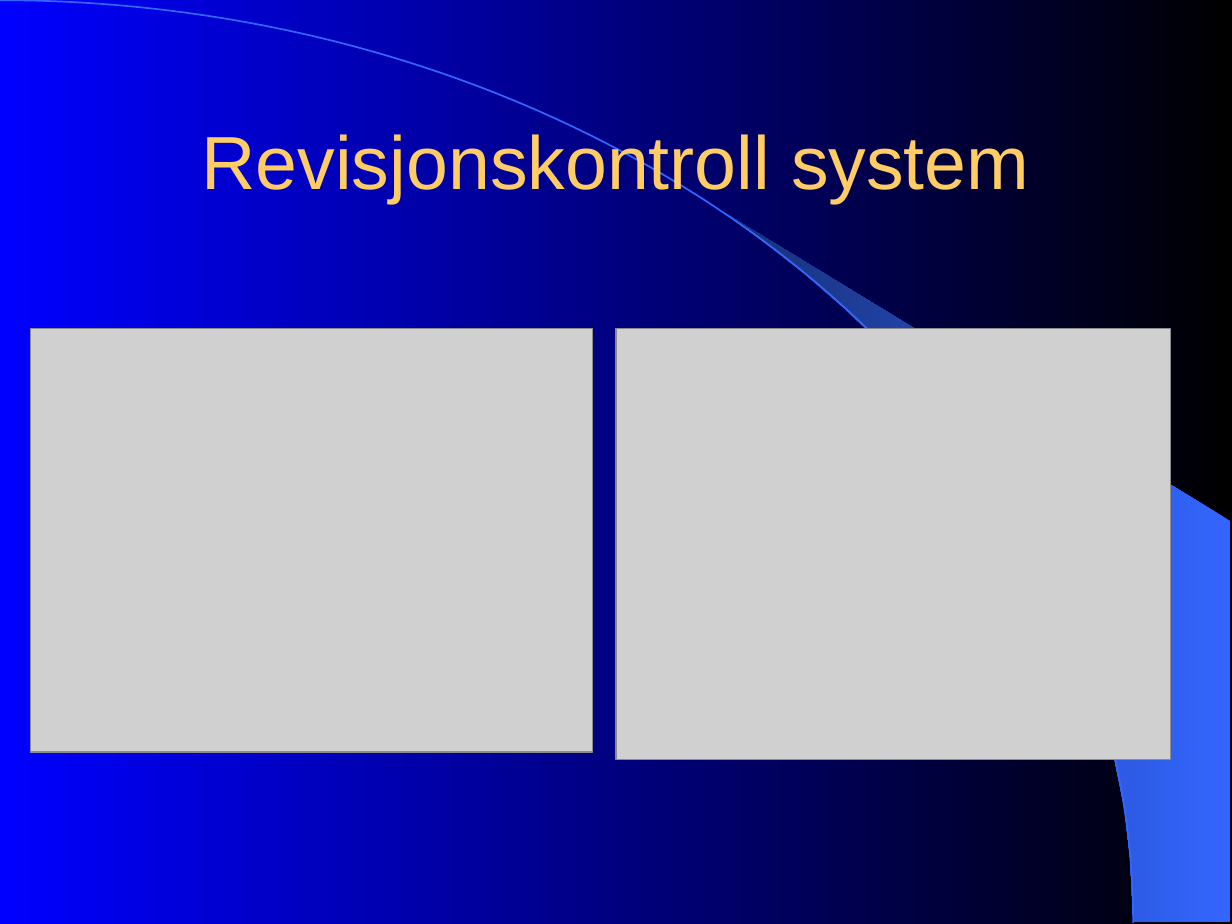
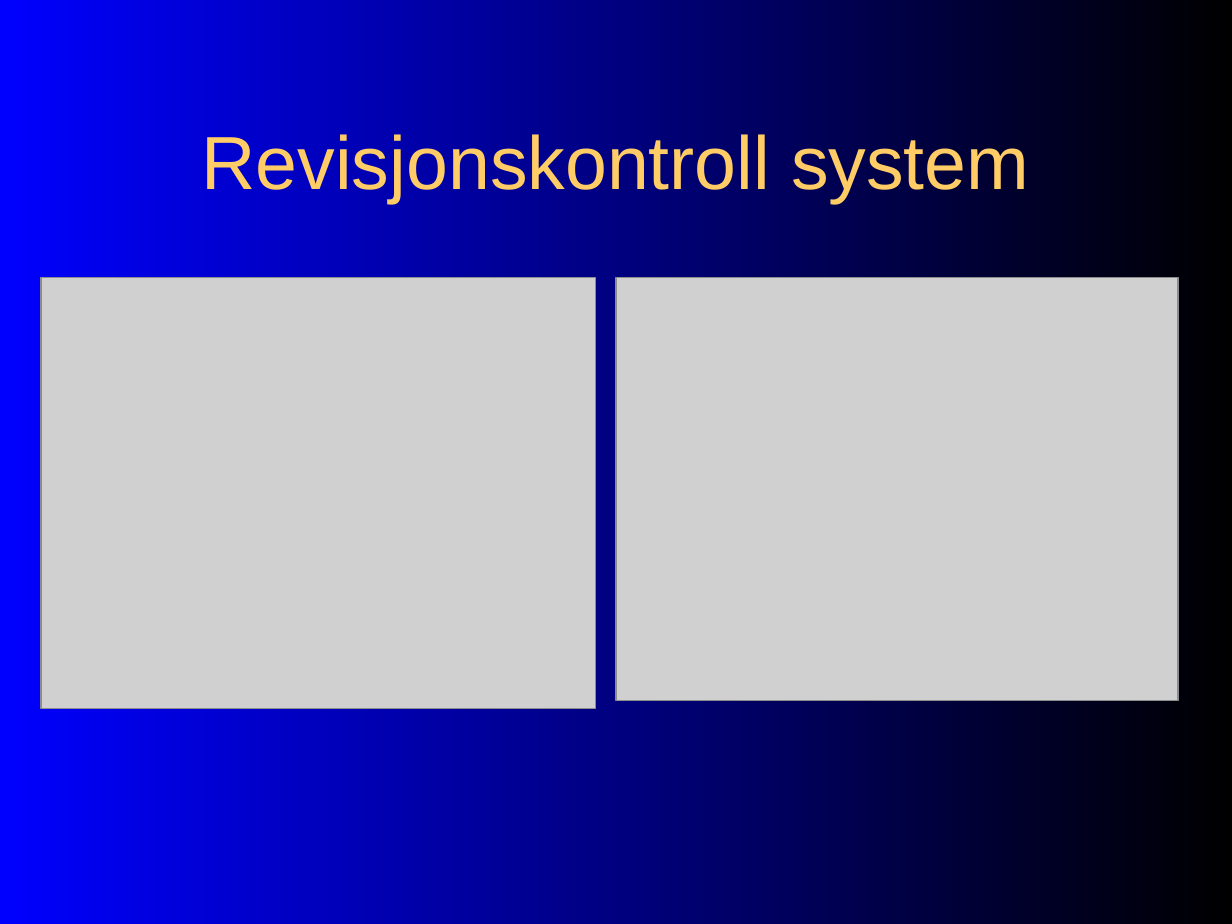
Before and after one commit to PhilJollans/AnkhSVN2019, a slide deck: slide 3 of doc/powerpoint/papirprototyp_testing.ppt. Drawn at 1232x924 pixels with LibreOffice and Linux fonts; fonts in the diff are those of the drawing; grey boxes stand for pictures. Boxes give left, top, right and bottom in pixels: in the first picture for what was removed or moved away, otherwise in the second. Text is boxed around its words. In the diff, an @@ line names an element or a change of style, - is before the commit and + after.

```diff
--- a/doc/powerpoint/papirprototyp_testing.ppt
+++ b/doc/powerpoint/papirprototyp_testing.ppt
@@ freeform shape removed at (x1=0, y1=0, x2=1133, y2=924) @@
@@ freeform shape removed at (x1=726, y1=213, x2=1231, y2=922) @@
@@ picture moved from (x1=616, y1=329, x2=1170, y2=760) to (x1=41, y1=277, x2=595, y2=708) @@
@@ picture moved from (x1=31, y1=329, x2=593, y2=753) to (x1=616, y1=277, x2=1178, y2=701) @@
```
Also in this commit, not shown: 9 other slides changed.
